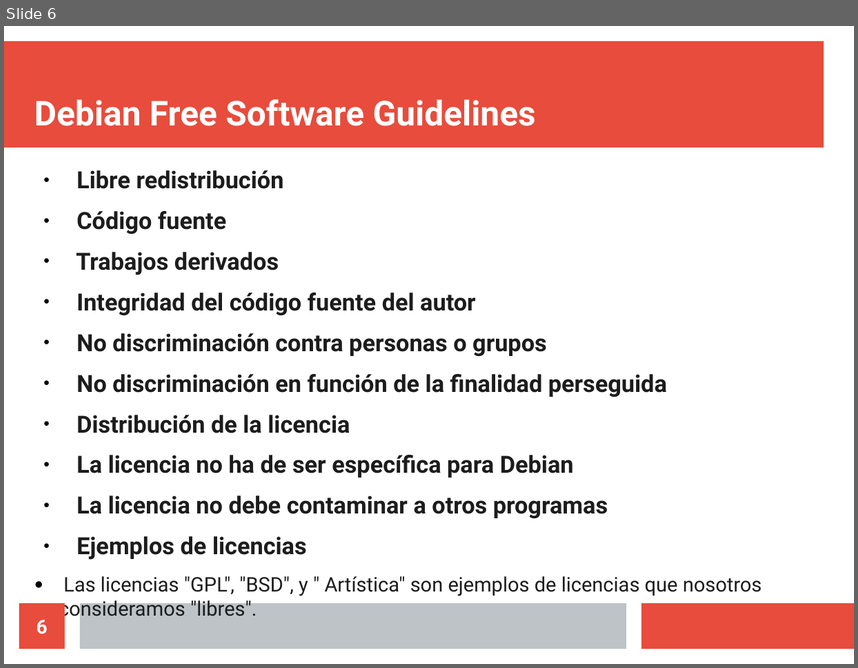
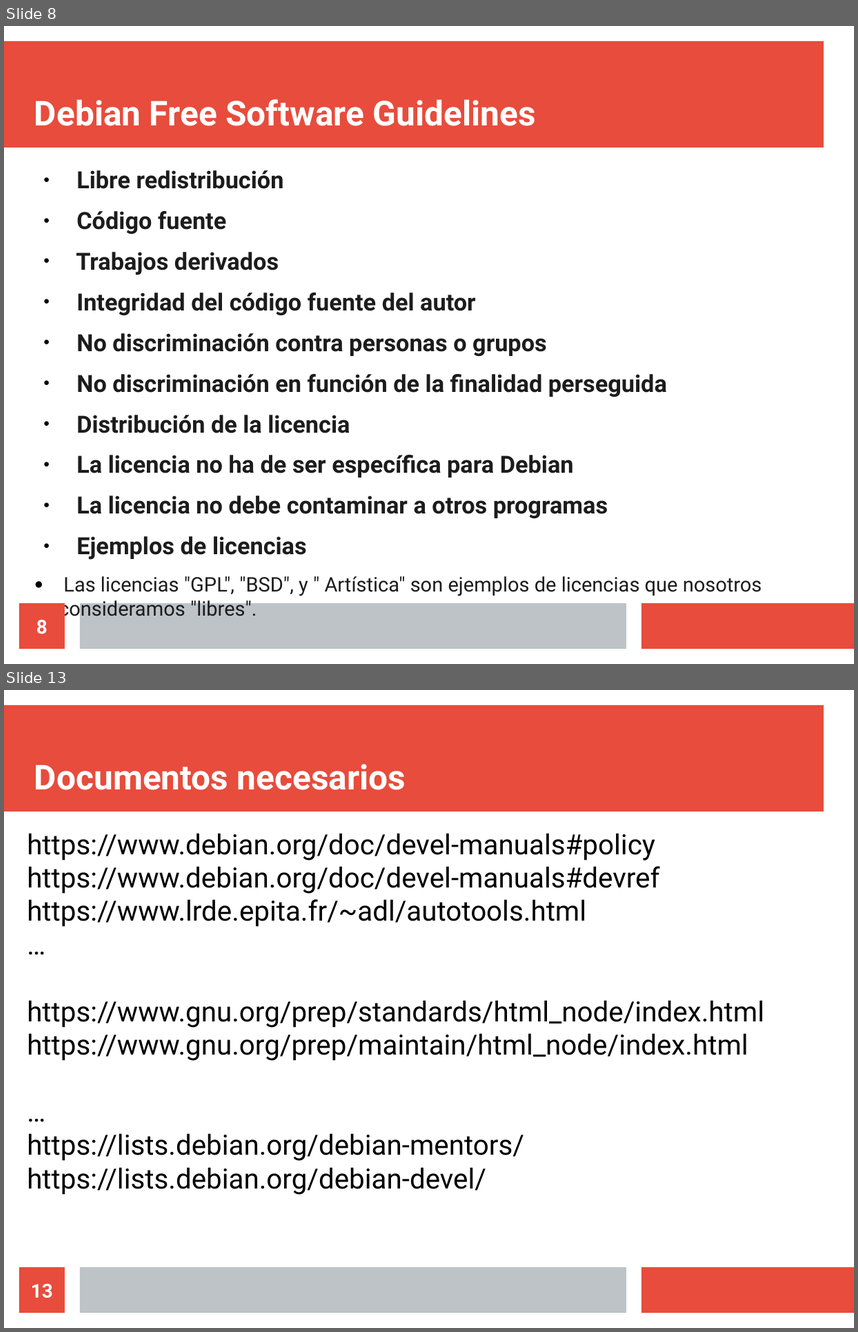
Before and after one commit to eamanu/Talks, a slide deck: 2019/EILAR/talleres/Debian/DebianPackagingIntro.odp. Shown one above the other, each under a label of ours: slide 6 before the commit, slides 8 and 13 after it; the slides between them are not shown. The pictures are 858x668 and 858x1332 pixels, drawn with LibreOffice and Linux fonts; fonts in the diff are those of the drawing. Boxes give left, top, right and bottom in pixels: in the first picture for what was removed or moved away, otherwise in the second. Text is boxed around its words. In the diff, an @@ line names an element or a change of style, - is before the commit and + after.

Commit message:
Taller Debian finalizado

```diff
--- a/2019/EILAR/talleres/Debian/DebianPackagingIntro.odp
+++ b/2019/EILAR/talleres/Debian/DebianPackagingIntro.odp
@@ slide 13 added at (x1=4, y1=690, x2=854, y2=1328), background #FFFFFF; not listed: 3 template elements that a slide beside it also shows @@
@@ title added at (x1=34, y1=764, x2=406, y2=790), 32 pt, text #FFFFFF, bold @@
+Documentos necesarios
@@ text added at (x1=27, y1=833, x2=764, y2=1194), 26 pt, text #000000 @@
+https://www.debian.org/doc/devel-manuals#policy
+https://www.debian.org/doc/devel-manuals#devref
+https://www.lrde.epita.fr/~adl/autotools.html
+…
+https://www.gnu.org/prep/standards/html_node/index.html
+https://www.gnu.org/prep/maintain/html_node/index.html
+…
+https://lists.debian.org/debian-mentors/
+https://lists.debian.org/debian-devel/
@@ page number added at (x1=19, y1=1267, x2=65, y2=1312), fill #E74C3C, 18 pt, text #FFFFFF, bold @@
+13
@@ what was slide 6 is now slide 8 @@
@@ page number at (x1=36, y1=619, x2=47, y2=634): text changed @@
-6
+8
```
Also in this commit, not shown: 1 slide changed, 17 other slides added.
